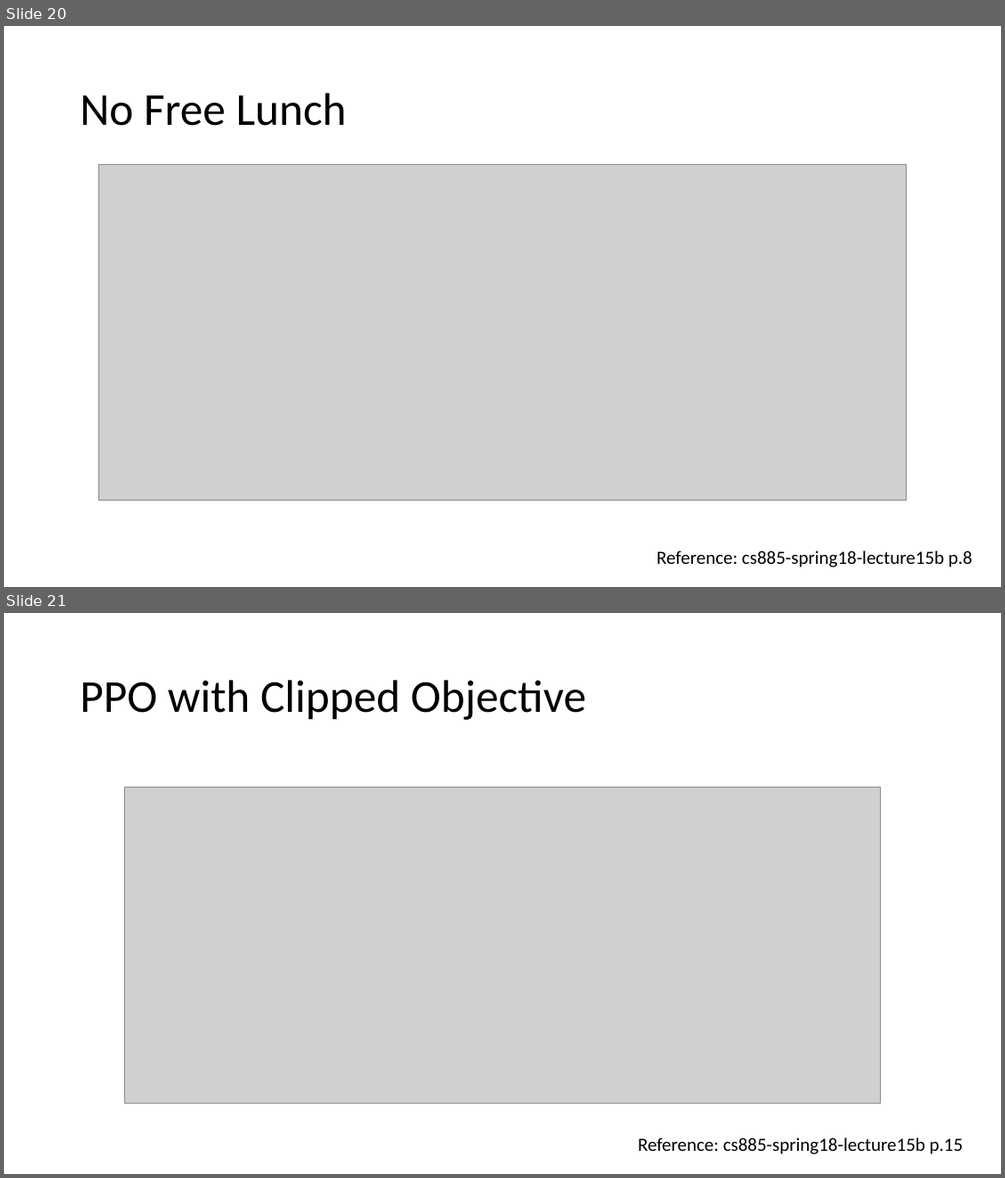
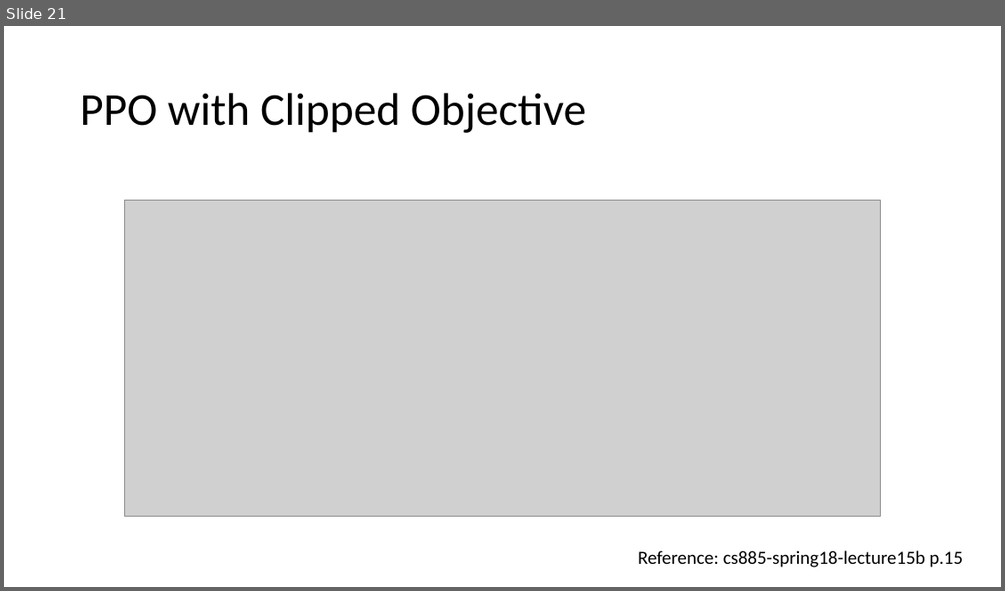
Before and after one commit to nthu-datalab/ml, a slide deck: labs/15_Deep-Reinforcement-Learning/Flappy_Bird_Frame-Based_Policy_Gradient.pptx. Shown one above the other, each under a label of ours: slides 20 and 21 before the commit, slide 21 after it. The pictures are 1005x1178 and 1005x591 pixels, drawn with LibreOffice and Linux fonts; fonts in the diff are those of the drawing; grey boxes stand for pictures. Boxes give left, top, right and bottom in pixels: in the first picture for what was removed or moved away, otherwise in the second. Text is boxed around its words. In the diff, an @@ line names an element or a change of style, - is before the commit and + after.

```diff
--- a/labs/15_Deep-Reinforcement-Learning/Flappy_Bird_Frame-Based_Policy_Gradient.pptx
+++ b/labs/15_Deep-Reinforcement-Learning/Flappy_Bird_Frame-Based_Policy_Gradient.pptx
@@ slide 20 removed at <box>4,26,1001,587</box>, background #FFFFFF @@
@@ title removed at <box>80,93,347,126</box> @@
-No Free Lunch
@@ picture removed at <box>98,164,906,500</box> @@
@@ text removed at <box>656,550,972,567</box> @@
-Reference: cs885-spring18-lecture15b p.8
```
Also in this commit, not shown: 1 slide changed, 1 slide added, 1 other file.
